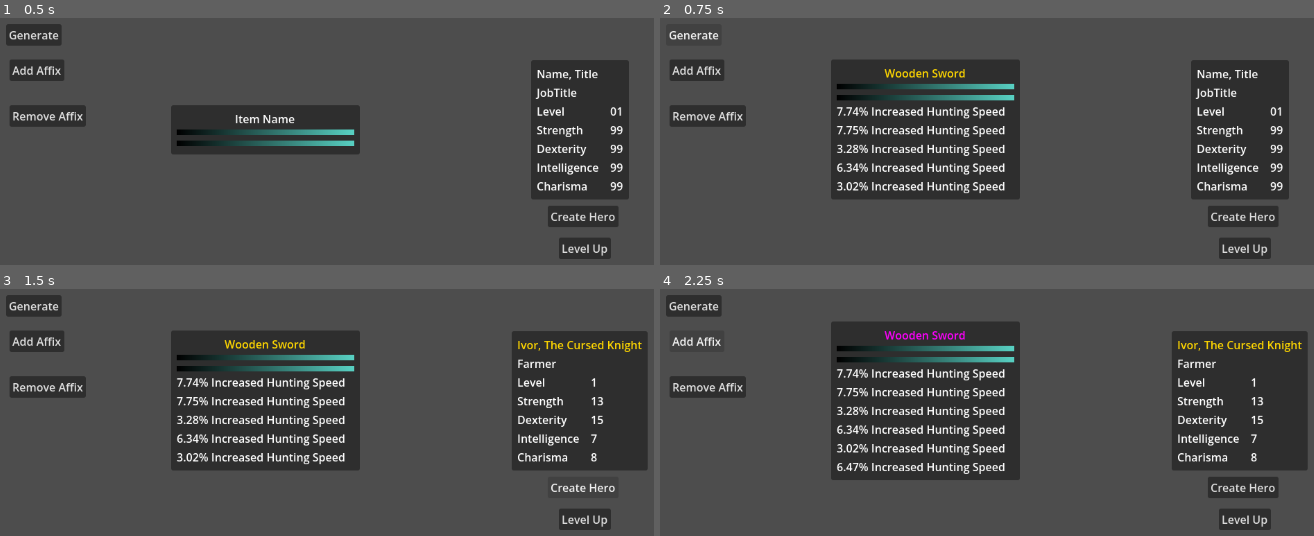
Above: before the commit, frames 1-4 (two rows, left to right).
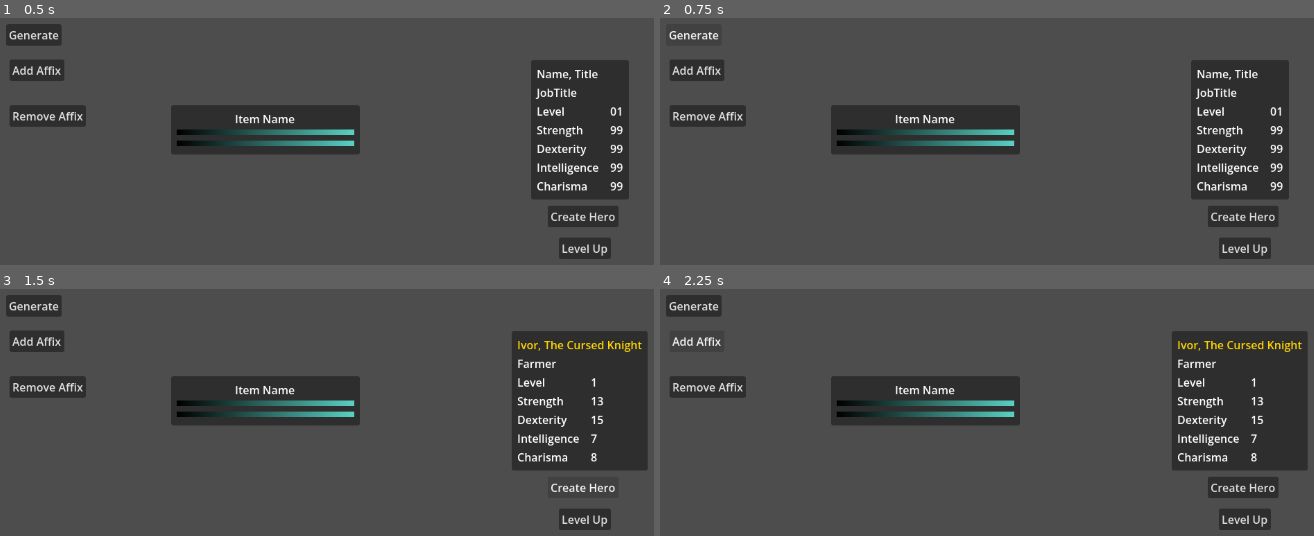
Above: after the commit, the same moments.

Repository: Tomohawk35/Crafting-Game
Game: Godot game, scene res://test_scene.tscn
The game is run twice, just before and just after one commit, with the same random seed, the same clock (stepped at 60 frames per second) and the same inputs. The project has no main scene, so this scene is started directly.
Inputs:
- Up to frame 1 (0.5 s): no input
- Up to frame 2 (0.75 s): click "Generate" at 0.5 s
- Up to frame 3 (1.5 s): click "Create Hero" at 1.25 s
- Up to frame 4 (2.25 s): click "Add Affix" at 2 s

Frame 1 is identical in both runs. In frame 2, 12% of the frame differs, in the area x 26-56%, y 17-74%; in frame 3, 12%; in frame 4, 14%, in the area x 26-56%, y 13-78%.
Error after the commit: Invalid call. Nonexistent function 'add_affix' in base 'Nil'. (res://test_scene.gd:38)

Commit message:
Work on equipment

Diff:
--- a/crafting-game/hero_data.gd
+++ b/crafting-game/hero_data.gd
@@ -22,7 +22,7 @@
 @export var base_intelligence : float
 @export var base_charisma : float
 
-@export_category("Current Stats")
+@export_category("Current Level Stats")
 @export var strength : float
 @export var dexterity : float
 @export var intelligence : float
@@ -30,18 +30,39 @@
 
 @export_category("Equipment")
 @export var weapon : EquipmentInstance
+@export var helmet : EquipmentInstance
+
+@export_category("Final Stats")
+@export var total_equipment_stats : StatsTable
+@export var total_strength : float
+@export var total_dexterity : float
+@export var total_intelligence : float
+@export var total_charisma : float
+
 
 # TODO: Add the following
 #Rarity / Quantity Multiplier - affects quest rewards
 #Exp Gain Multiplier
 # Equipment slots
 
-# uses generic growth of stats based on level plus bonus growth based on rarity
-#func _calc_stat(base: float, growth_rate : float) -> float:
-	#return base + growth_rate * (level - 1) + rarity * STAT_RARITY_SCALE * level
-
 func _get_stat_growth(growth_rate: float, level_change: int = 1) -> float:
 	return growth_rate * level_change + rarity * STAT_RARITY_SCALE * level_change
+
+func _get_stats_from_equipment(equipment: EquipmentInstance) -> void:
+	if equipment == null:
+		return
+	for stat in equipment.total_stats.stats.keys():
+		total_equipment_stats.stats[stat] += equipment.total_stats.stats[stat]
+
+func get_total_stats() -> void:
+	total_equipment_stats = StatsTable.new()
+	_get_stats_from_equipment(weapon)
+	_get_stats_from_equipment(helmet)
+	total_strength = (strength + total_equipment_stats.stats["strength"]) * (1 + total_equipment_stats.stats["strength_pct"] / 100)
+	total_dexterity = (dexterity + total_equipment_stats.stats["dexterity"]) * (1 + total_equipment_stats.stats["dexterity_pct"] / 100)
+	total_intelligence = (intelligence + total_equipment_stats.stats["intelligence"]) * (1 + total_equipment_stats.stats["intelligence_pct"] / 100)
+	total_charisma = (charisma + total_equipment_stats.stats["charisma"]) * (1 + total_equipment_stats.stats["charisma_pct"] / 100)
+	stats_updated.emit()
 
 func set_base_stats() -> void:
 	base_strength = randi_range(BASE_STAT_RANGE[0], BASE_STAT_RANGE[1]) + rarity
@@ -63,3 +84,12 @@
 	intelligence += _get_stat_growth(hero_job.intelligence_growth_rate)
 	charisma += _get_stat_growth(hero_job.charisma_growth_rate)
 	stats_updated.emit()
+
+func equip_item(item: EquipmentInstance) -> void:
+	match item.base_equipment.equipment_type:
+		Constants.EquipmentType.WEAPON:
+			weapon = item
+			get_total_stats()
+		Constants.EquipmentType.HELMET:
+			helmet = item
+			get_total_stats()
--- a/crafting-game/hero_panel.gd
+++ b/crafting-game/hero_panel.gd
@@ -14,7 +14,7 @@
 	name_label.modulate = Constants.RARITY_COLORS[hero.rarity]
 	class_label.text = hero.hero_job.job_name
 	level_label.text = str(hero.level)
-	strength_label.text = str(int(round(hero.strength)))
-	dexterity_label.text = str(int(round(hero.dexterity)))
-	intelligence_label.text = str(int(round(hero.intelligence)))
-	charisma_label.text = str(int(round(hero.charisma)))
+	strength_label.text = str(int(round(hero.total_strength)))
+	dexterity_label.text = str(int(round(hero.total_dexterity)))
+	intelligence_label.text = str(int(round(hero.total_intelligence)))
+	charisma_label.text = str(int(round(hero.total_charisma)))
--- a/crafting-game/items/equipment_instance.gd
+++ b/crafting-game/items/equipment_instance.gd
@@ -9,21 +9,18 @@
 @export var explicit_affixes : Array[AffixInstance] = []
 @export var affix_limit : int
 @export var rarity : Constants.Rarity
-@export var total_stats : Dictionary
+@export var total_stats : StatsTable
 
 func _update_stats() -> void:
 	rarity = get_rarity()
-	total_stats = {}
+
+	total_stats = StatsTable.new()
+
 	for a in implicit_affixes:
-		if total_stats.has(a.affix_data.stat_name):
-			total_stats[a.affix_data.stat_name] += a.value
-		else:
-			total_stats[a.affix_data.stat_name] = a.value
+		total_stats.stats[a.affix_data.stat_name] += a.value
 	for a in explicit_affixes:
-		if total_stats.has(a.affix_data.stat_name):
-			total_stats[a.affix_data.stat_name] += a.value
-		else:
-			total_stats[a.affix_data.stat_name] = a.value
+		total_stats.stats[a.affix_data.stat_name] += a.value
+
 	stats_updated.emit()
 
 func get_rarity() -> Constants.Rarity:
--- a/crafting-game/stats_table.gd
+++ b/crafting-game/stats_table.gd
@@ -1,6 +1,14 @@
 extends Resource
 class_name StatsTable
 
-@export var physical_damage : int
-
-@export var armor : int
+@export var stats : Dictionary = {
+	"strength" : 0.0,
+	"dexterity" : 0.0,
+	"intelligence" : 0.0,
+	"charisma" : 0.0,
+	"strength_pct" : 0.0,
+	"dexterity_pct" : 0.0,
+	"intelligence_pct" : 0.0,
+	"charisma_pct" : 0.0,
+	"hunting_speed_pct" : 0.0
+}
--- a/crafting-game/test_scene.gd
+++ b/crafting-game/test_scene.gd
@@ -20,11 +20,14 @@
 	level_up_button.pressed.connect(_on_level_up_button_pressed)
 
 func _on_generate_button_pressed() -> void:
+	if !hero:
+		return
 	if item:
 		item.stats_updated.disconnect(_update_tooltip)
 	item = ItemGenerator.generate_equipment()
 	item.stats_updated.connect(_update_tooltip)
 	item._update_stats()
+	hero.equip_item(item)
 
 func _update_tooltip() -> void:
 	if item == null:
@@ -48,6 +51,7 @@
 	hero.rarity = Constants.Rarity.values()[randi_range(0, Constants.Rarity.size() - 1)]
 	hero.set_base_stats()
 	hero.get_initial_stats()
+	hero.get_total_stats()
 	hero_panel.update_panel(hero)
 	hero.stats_updated.connect(_on_hero_stats_updated)
 
